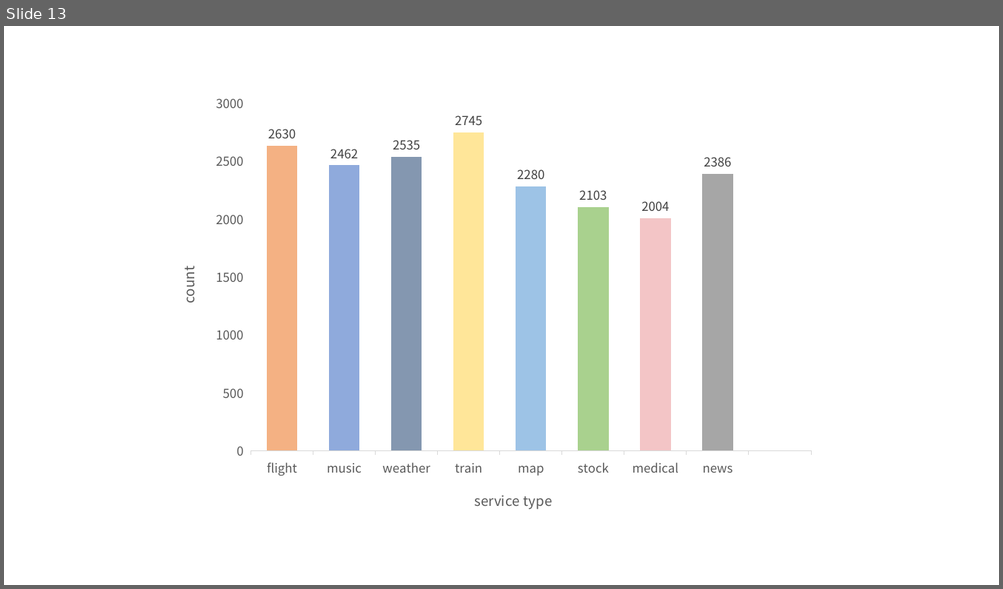
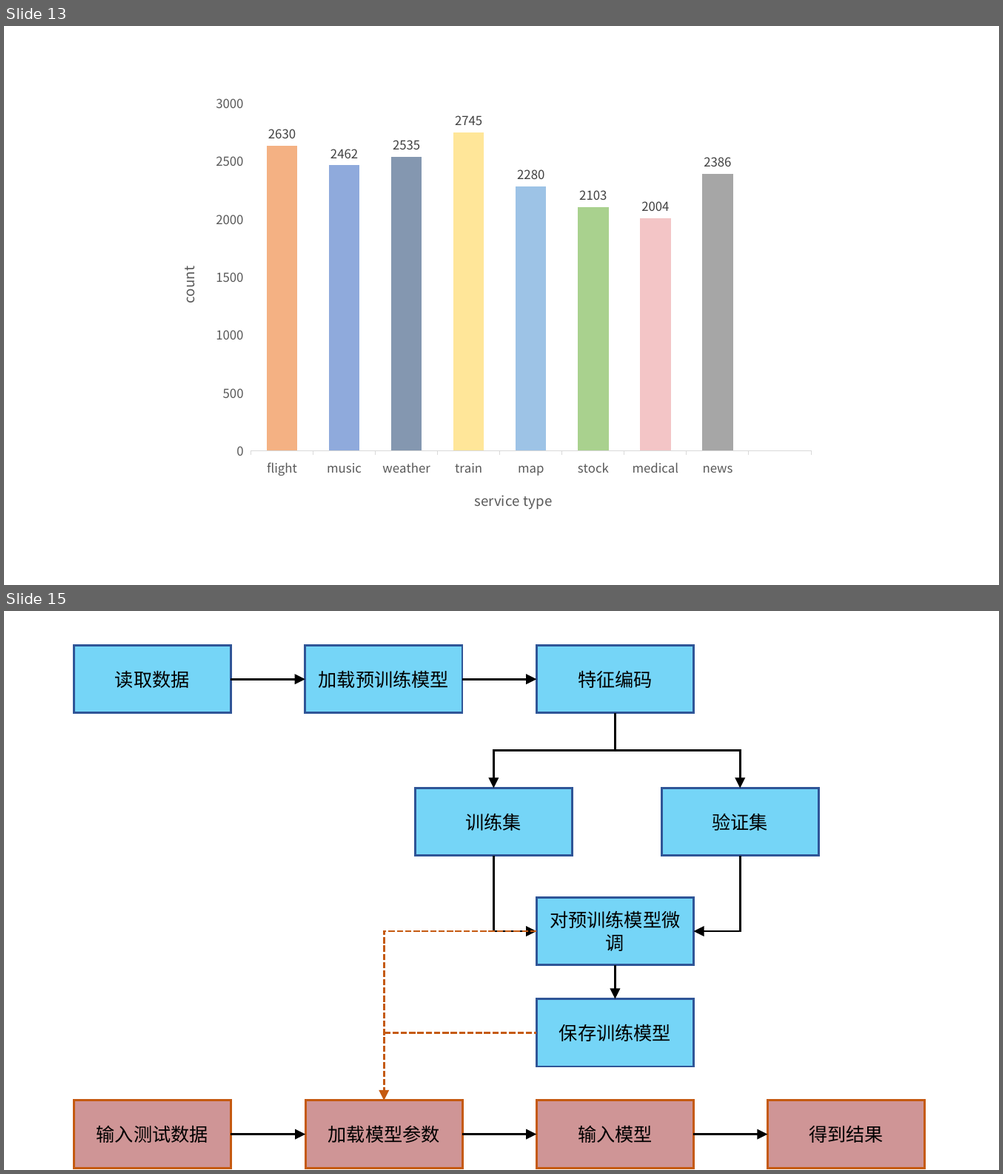
Before and after one commit to weixiao2333/zjuthesis-mphil, a slide deck: 论文图.pptx. Shown one above the other, each under a label of ours: slide 13 before the commit, slides 13 and 15 after it; the slides between them are not shown. The pictures are 1003x589 and 1003x1174 pixels, drawn with LibreOffice and Linux fonts; fonts in the diff are those of the drawing. Boxes give left, top, right and bottom in pixels: in the first picture for what was removed or moved away, otherwise in the second. Text is boxed around its words. In the diff, an @@ line names an element or a change of style, - is before the commit and + after.

```diff
--- a/论文图.pptx
+++ b/论文图.pptx
@@ slide 15 added at box(4, 611, 999, 1170), background #FFFFFF @@
@@ rectangle added at box(74, 645, 231, 713), fill #75D5F7, outline #2F5597 2 pt, 18 pt, text #000000 @@
+读取数据
@@ rectangle added at box(305, 645, 463, 713), fill #75D5F7, outline #2F5597 2 pt, 18 pt, text #000000 @@
+加载预训练模型
@@ rectangle added at box(537, 645, 694, 713), fill #75D5F7, outline #2F5597 2 pt, 18 pt, text #000000 @@
+特征编码
@@ arrow added from (231, 679) to (305, 679), #000000 2 pt @@
@@ arrow added from (462, 679) to (537, 679), #000000 2 pt @@
@@ elbow arrow added from (615, 713) to (493, 789), #000000 2 pt @@
@@ elbow arrow added from (615, 713) to (740, 789), #000000 2 pt @@
@@ rectangle added at box(415, 789, 572, 857), fill #75D5F7, outline #2F5597 2 pt, 18 pt, text #000000 @@
+训练集
@@ rectangle added at box(661, 789, 819, 857), fill #75D5F7, outline #2F5597 2 pt, 18 pt, text #000000 @@
+验证集
@@ elbow arrow added from (493, 856) to (537, 932), #000000 2 pt @@
@@ elbow arrow added from (740, 856) to (694, 932), #000000 2 pt @@
@@ rectangle added at box(537, 897, 694, 965), fill #75D5F7, outline #2F5597 2 pt, 18 pt, text #000000 @@
+对预训练模型微调
@@ elbow arrow added from (537, 932) to (384, 1101), #C55A11 2 pt dashed @@
@@ arrow added from (615, 965) to (615, 999), #000000 2 pt @@
@@ rectangle added at box(537, 999, 694, 1067), fill #75D5F7, outline #2F5597 2 pt, 18 pt, text #000000 @@
+保存训练模型
@@ line added from (384, 1034) to (537, 1034), #C55A11 2 pt dashed @@
@@ rectangle added at box(74, 1101, 231, 1169), fill #CF9596, outline #C55A11 2 pt, 18 pt, text #000000 @@
+输入测试数据
@@ rectangle added at box(305, 1101, 463, 1169), fill #CF9596, outline #C55A11 2 pt, 18 pt, text #000000 @@
+加载模型参数
@@ rectangle added at box(537, 1101, 694, 1169), fill #CF9596, outline #C55A11 2 pt, 18 pt, text #000000 @@
+输入模型
@@ rectangle added at box(767, 1101, 925, 1169), fill #CF9596, outline #C55A11 2 pt, 18 pt, text #000000 @@
+得到结果
@@ arrow added from (231, 1135) to (305, 1135), #000000 2 pt @@
@@ arrow added from (462, 1135) to (537, 1135), #000000 2 pt @@
@@ arrow added from (694, 1135) to (767, 1135), #000000 2 pt @@
```
Also in this commit, not shown: 1 other slide added, 3 other files.
